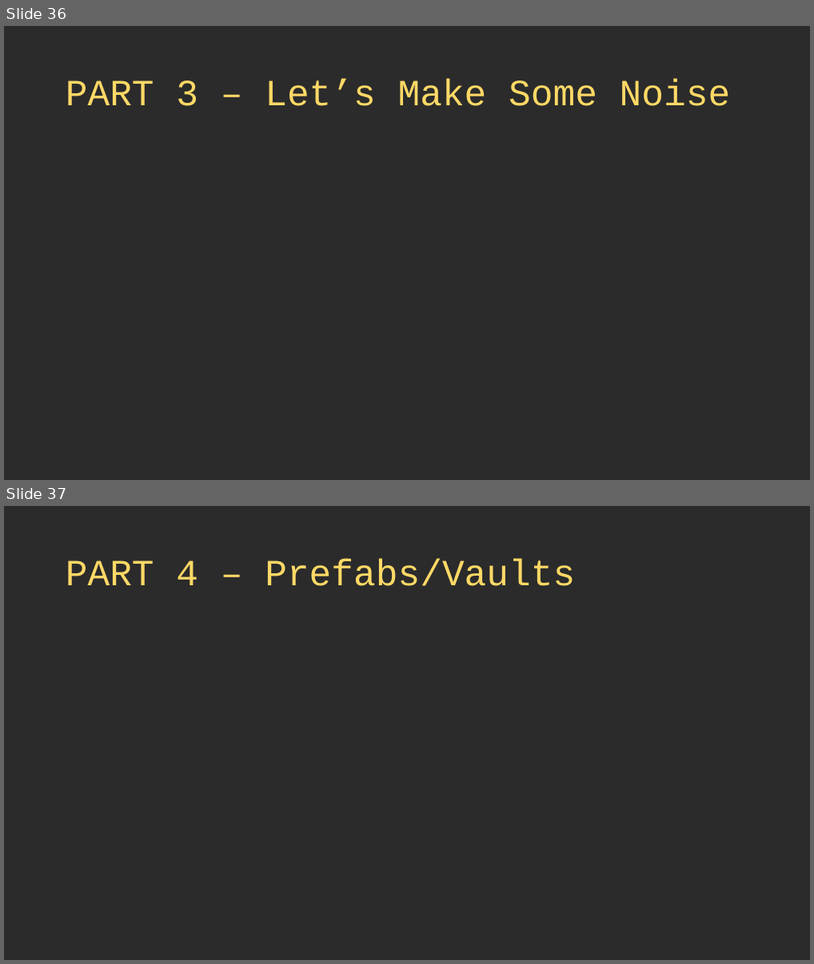
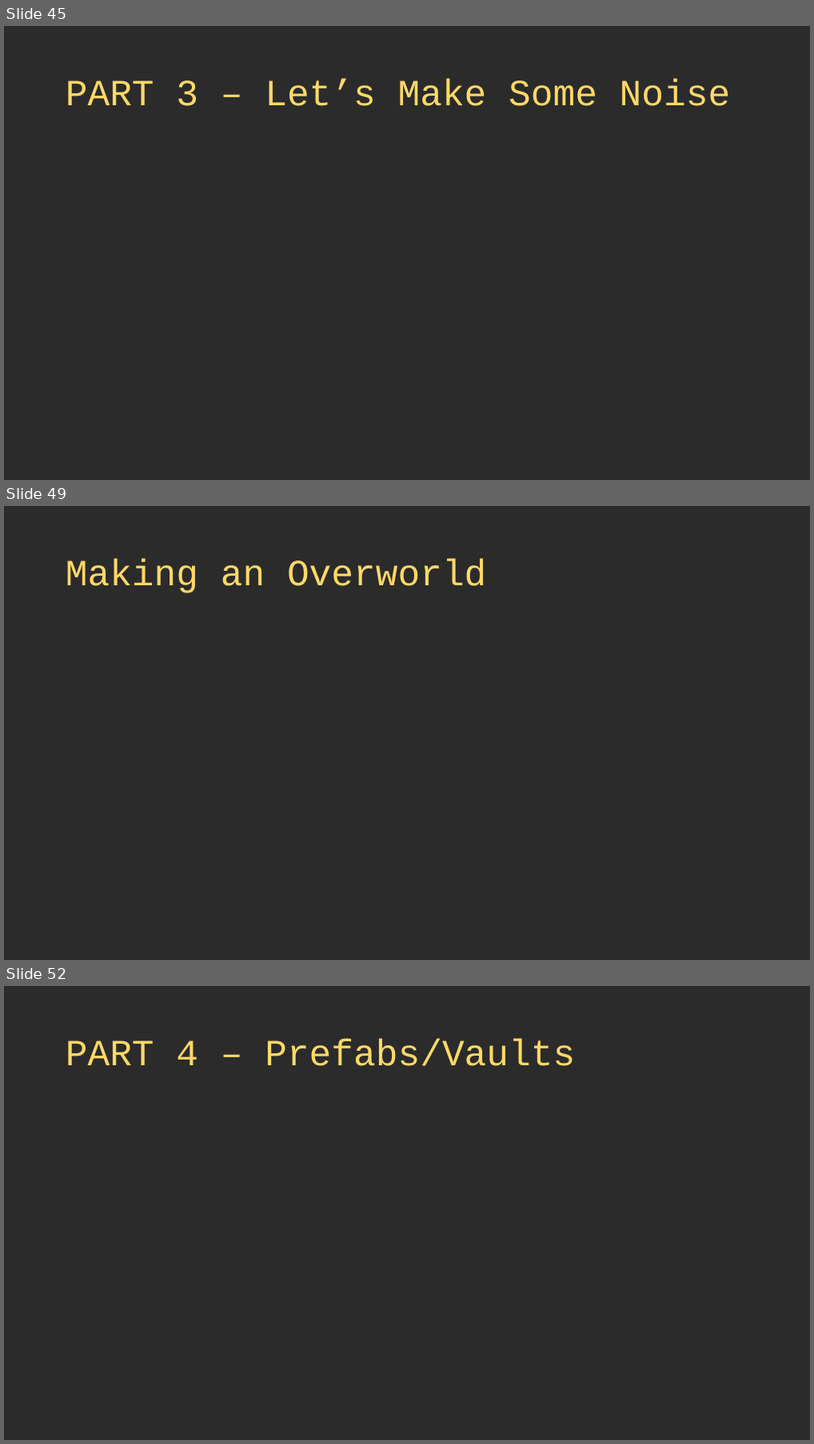
Before and after one commit to thebracket/roguelike-celebration-2020, a slide deck: Procedural Map Generation Techniques.pptx. Shown one above the other, each under a label of ours: slides 36 and 37 before the commit, slides 45, 49 and 52 after it; the slides between them are not shown. The pictures are 814x964 and 814x1444 pixels, drawn with LibreOffice and Linux fonts; fonts in the diff are those of the drawing; background and template pictures are left out; a plain dark background stands for a picture behind light text. Boxes give left, top, right and bottom in pixels: in the first picture for what was removed or moved away, otherwise in the second. Text is boxed around its words. In the diff, an @@ line names an element or a change of style, - is before the commit and + after.

```diff
--- a/Procedural Map Generation Techniques.pptx
+++ b/Procedural Map Generation Techniques.pptx
@@ slide 49 added at (4, 506, 810, 960), background picture (left out) @@
@@ title added at (66, 560, 486, 593), 44 pt, text #FFD966 @@
+Making an Overworld
@@ what was slide 36 is now slide 45 @@
@@ what was slide 37 is now slide 52 @@
```
Also in this commit, not shown: 1 slide changed, 16 other slides added, 2 slides removed, 4 other files.
